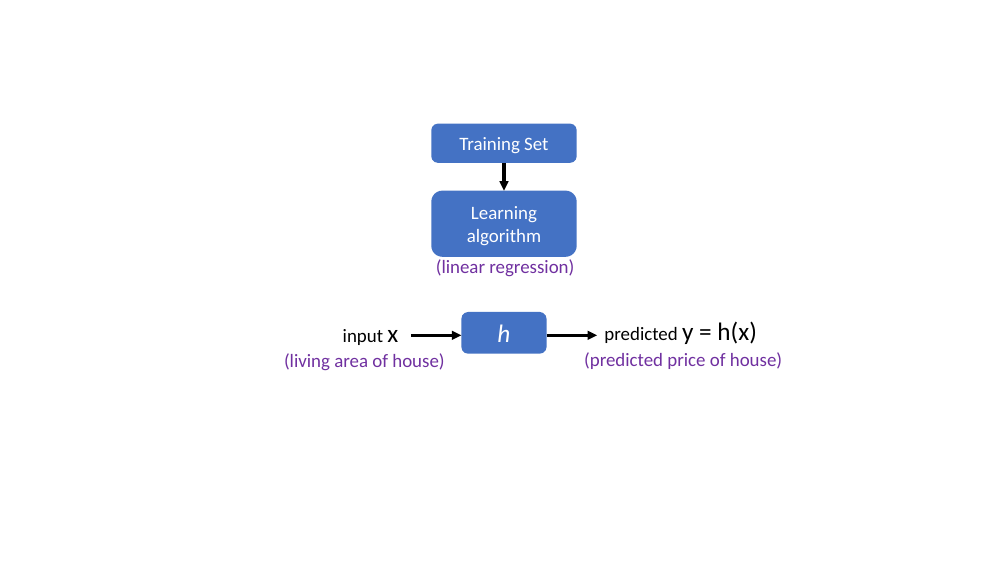
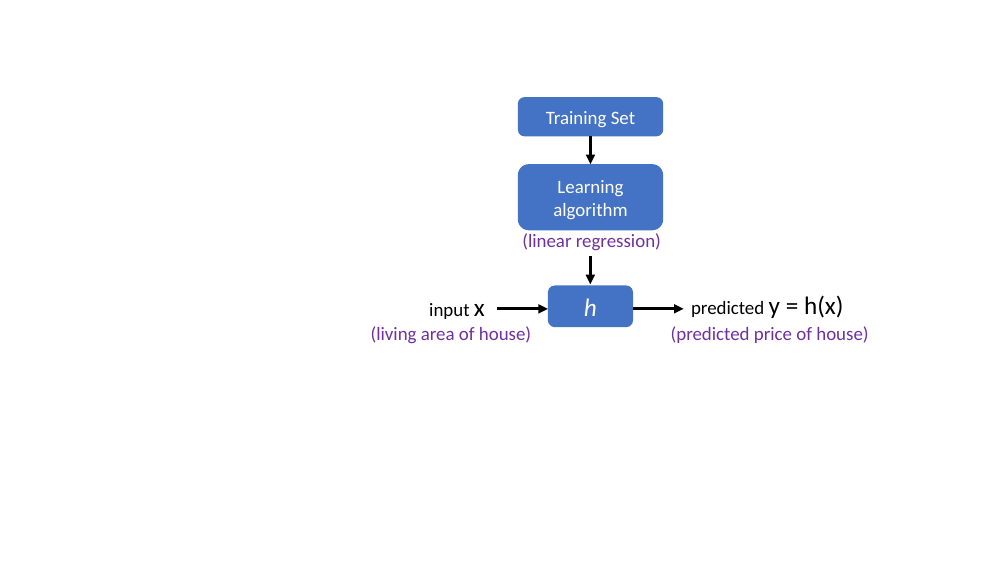
Before and after one commit to prasanth-ntu/prasanth-ntu.github.io, a slide deck: slide 1 of html/ML-Course/Intro-to-ML-with-Python/images/Image Creation.pptx. Drawn at 1008x567 pixels with LibreOffice and Linux fonts; fonts in the diff are those of the drawing. Boxes give left, top, right and bottom in pixels: in the first picture for what was removed or moved away, otherwise in the second. Text is boxed around its words. In the diff, an @@ line names an element or a change of style, - is before the commit and + after.

```diff
--- a/html/ML-Course/Intro-to-ML-with-Python/images/Image Creation.pptx
+++ b/html/ML-Course/Intro-to-ML-with-Python/images/Image Creation.pptx
@@ arrow added from (591, 256) to (591, 284), #000000 3 pt @@
@@ 5 texts, 3 rounded rectangles, 3 arrows: place and size @@
-5 texts, 3 rounded rectangles, 3 arrows at (284,124,782,371)
+5 texts, 3 rounded rectangles, 3 arrows at (371,97,868,344)
```
Also in this commit, not shown: 2 other files.
